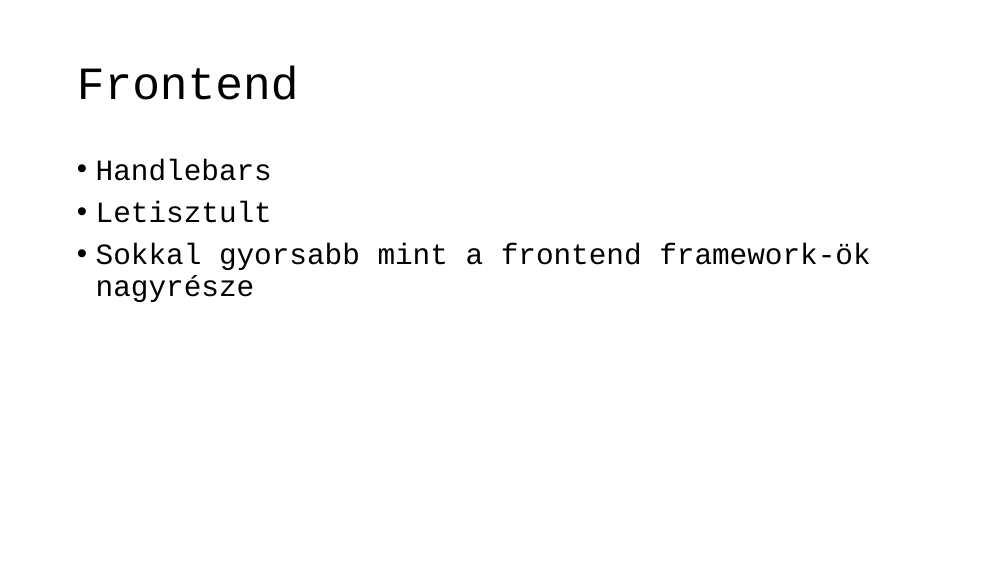
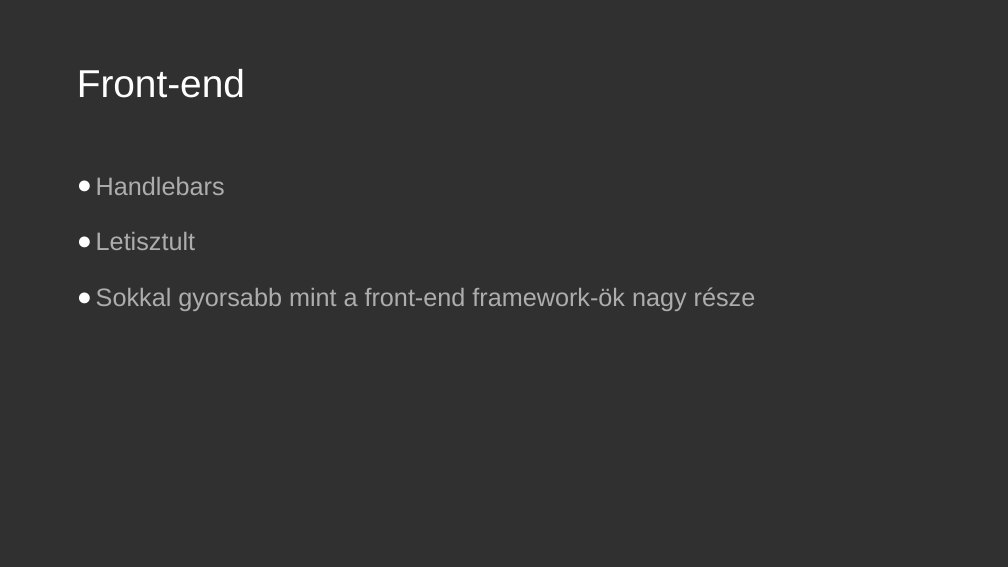
Before and after one commit to BencsikAttila/message-app, a slide deck: slide 5 of docs/Message-App.pptx. Drawn at 1008x567 pixels with LibreOffice and Linux fonts; fonts in the diff are those of the drawing. Boxes give left, top, right and bottom in pixels: in the first picture for what was removed or moved away, otherwise in the second. Text is boxed around its words. In the diff, an @@ line names an element or a change of style, - is before the commit and + after.

```diff
--- a/docs/Message-App.pptx
+++ b/docs/Message-App.pptx
@@ background #FFFFFF to #303030 @@
@@ title at (77,69,245,98): text changed; size 44 to 37 pt; font Courier New to Arial; text colour #000000 to #FFFFFF @@
-Frontend
+Front-end
@@ text at (96,177,225,250): size 28 to 24 pt, font Courier New to Arial, text colour #000000 to #ADADAD in "Handlebars", "Letisztult"; bullet • to ●; line spacing 0.9 to 1.5; less space between paragraphs @@
@@ text at (96,287,756,311): text changed; size 28 to 24 pt; font Courier New to Arial; text colour #000000 to #ADADAD @@
-• Sokkal gyorsabb mint a frontend framework-ök nagyrésze
+● Sokkal gyorsabb mint a front-end framework-ök nagy része
```
Also in this commit, not shown: 8 other slides changed, 3 slides added, 3 slides removed.
